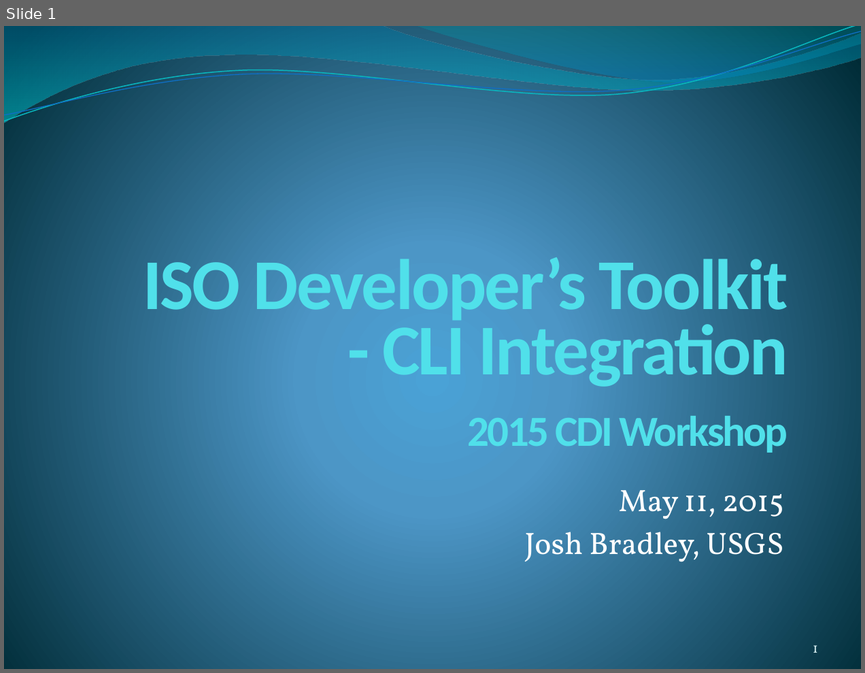
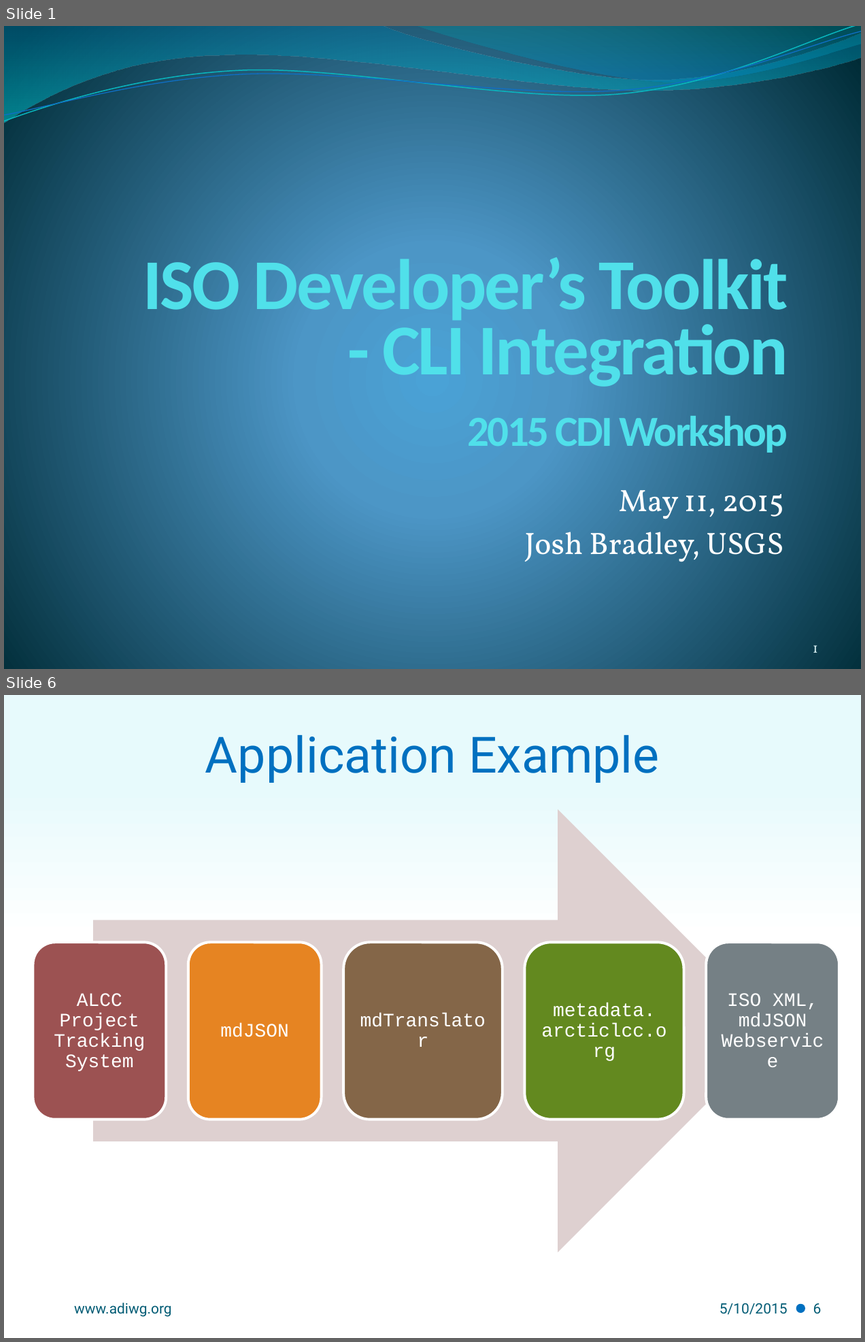
Before and after one commit to adiwg/mdWorkshop, a slide deck: S3.2-CLI_Integration.pptx. Shown one above the other, each under a label of ours: slide 1 before the commit, slides 1 and 6 after it; the slides between them are not shown. The pictures are 865x673 and 865x1342 pixels, drawn with LibreOffice and Linux fonts; fonts in the diff are those of the drawing; background and template pictures are left out. Boxes give left, top, right and bottom in pixels: in the first picture for what was removed or moved away, otherwise in the second. Text is boxed around its words. In the diff, an @@ line names an element or a change of style, - is before the commit and + after.

```diff
--- a/S3.2-CLI_Integration.pptx
+++ b/S3.2-CLI_Integration.pptx
@@ slide 6 added at box(4, 695, 861, 1338), background gradient #E7FAFC to #FFFFFF @@
@@ title added at box(205, 735, 660, 783), 42 pt, text #0070C0 @@
+Application Example
@@ group added at box(33, 809, 838, 1252): 5 rounded rectangles, 5 texts, 1 right arrow @@
+ALCC Project Tracking System
+mdJSON
+mdTranslator
+metadata.
+arcticlcc.org
+ISO XML, mdJSON Webservice
@@ text added at box(74, 1302, 172, 1317), 12 pt, text #045D75 @@
+www.adiwg.org
@@ text added at box(719, 1303, 787, 1314), 12 pt, text #045D75 @@
+5/10/2015
@@ ellipse added at box(797, 1304, 804, 1312), fill #0070C0, outline #0070C0 1 pt @@
@@ page number added at box(813, 1303, 821, 1314), 12 pt, text #045D75 @@
+6
```
Also in this commit, not shown: 4 slides changed, 4 other files.
